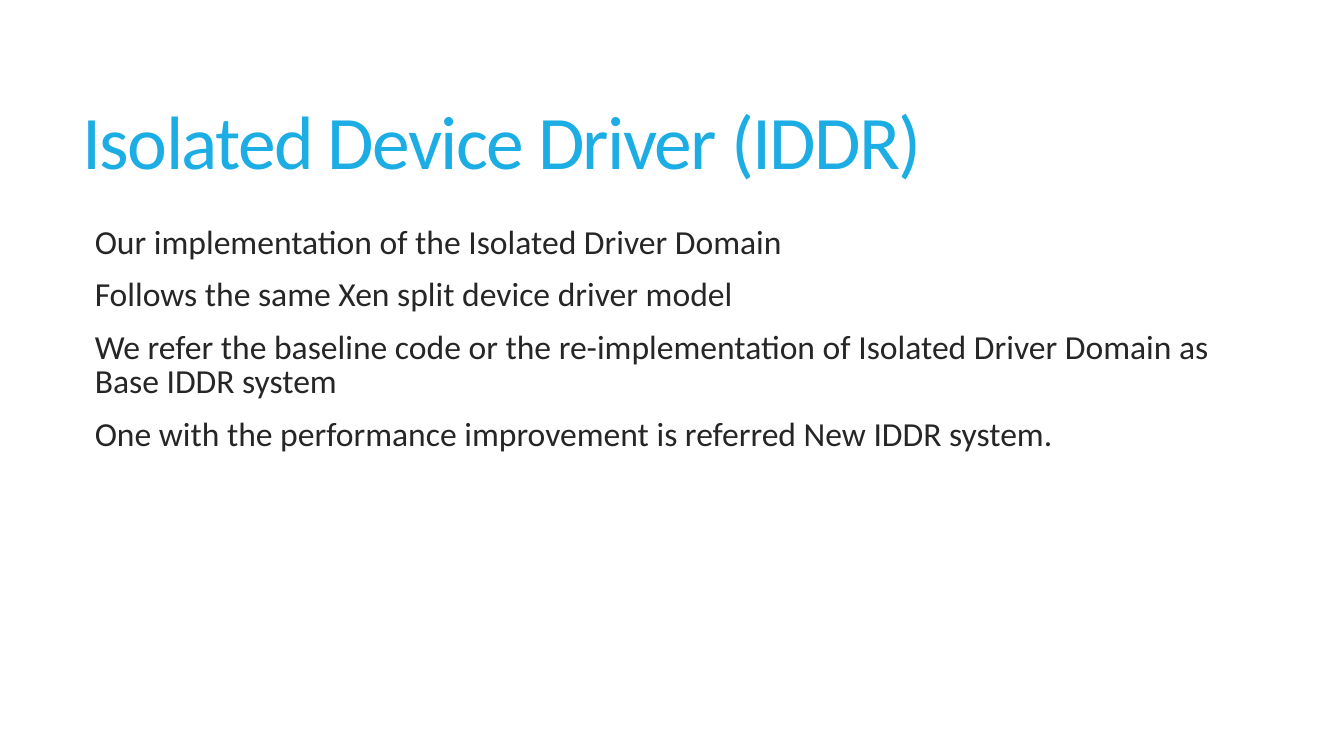
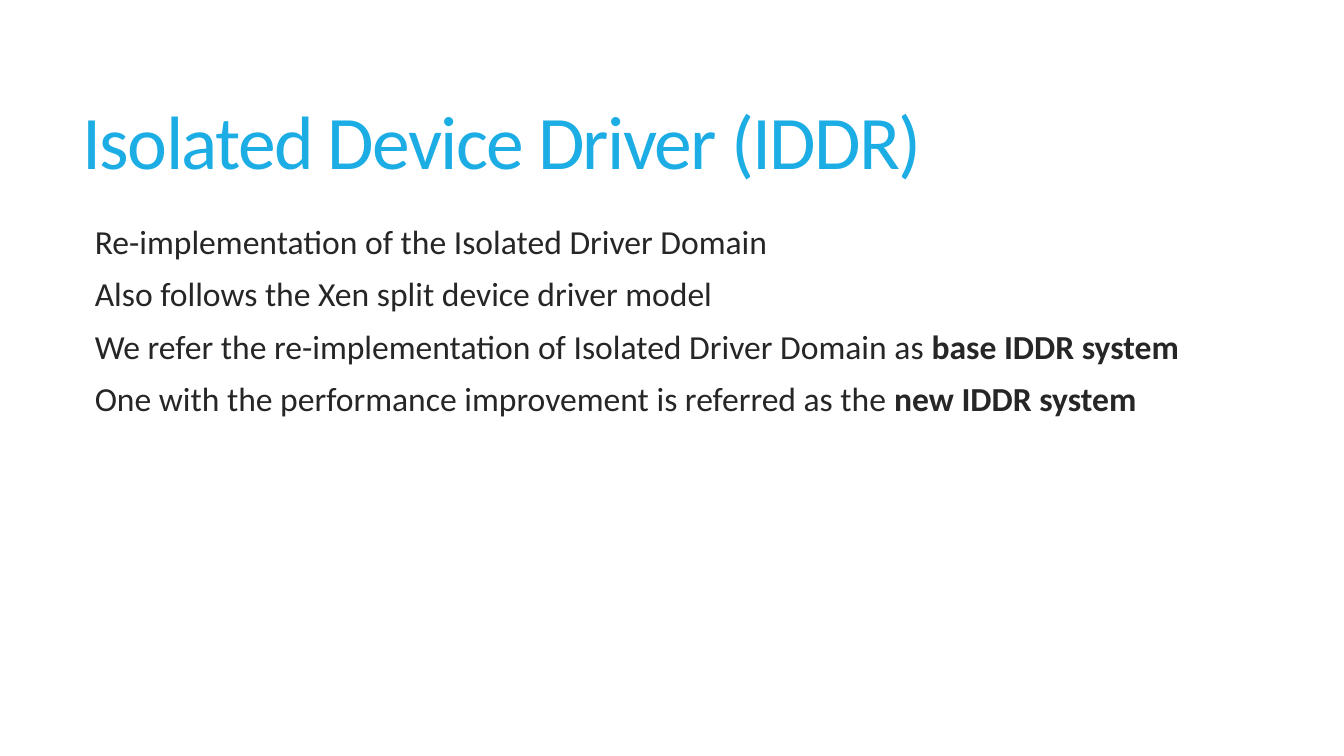
Before and after one commit to sushirol/Isolated-Driver-Domain, a slide deck: slide 8 of doc/presentation/IDDR.pptx. Drawn at 1344x756 pixels with LibreOffice and Linux fonts; fonts in the diff are those of the drawing. Boxes give left, top, right and bottom in pixels: in the first picture for what was removed or moved away, otherwise in the second. Text is boxed around its words. In the diff, an @@ line names an element or a change of style, - is before the commit and + after.

```diff
--- a/doc/presentation/IDDR.pptx
+++ b/doc/presentation/IDDR.pptx
@@ text at bbox=[95, 230, 1179, 417]: text changed @@
-  Our implementation of the Isolated Driver Domain
-  Follows the same Xen split device driver model
-  We refer the baseline code or the re-implementation of Isolated Driver Domain as Base IDDR system
-  One with the performance improvement is referred New IDDR system.
+  Re-implementation of the Isolated Driver Domain
+  Also follows the Xen split device driver model
+  We refer the re-implementation of Isolated Driver Domain as base IDDR system
+  One with the performance improvement is referred as the new IDDR system
```
Also in this commit, not shown: 9 other slides changed, 5 slides added.
